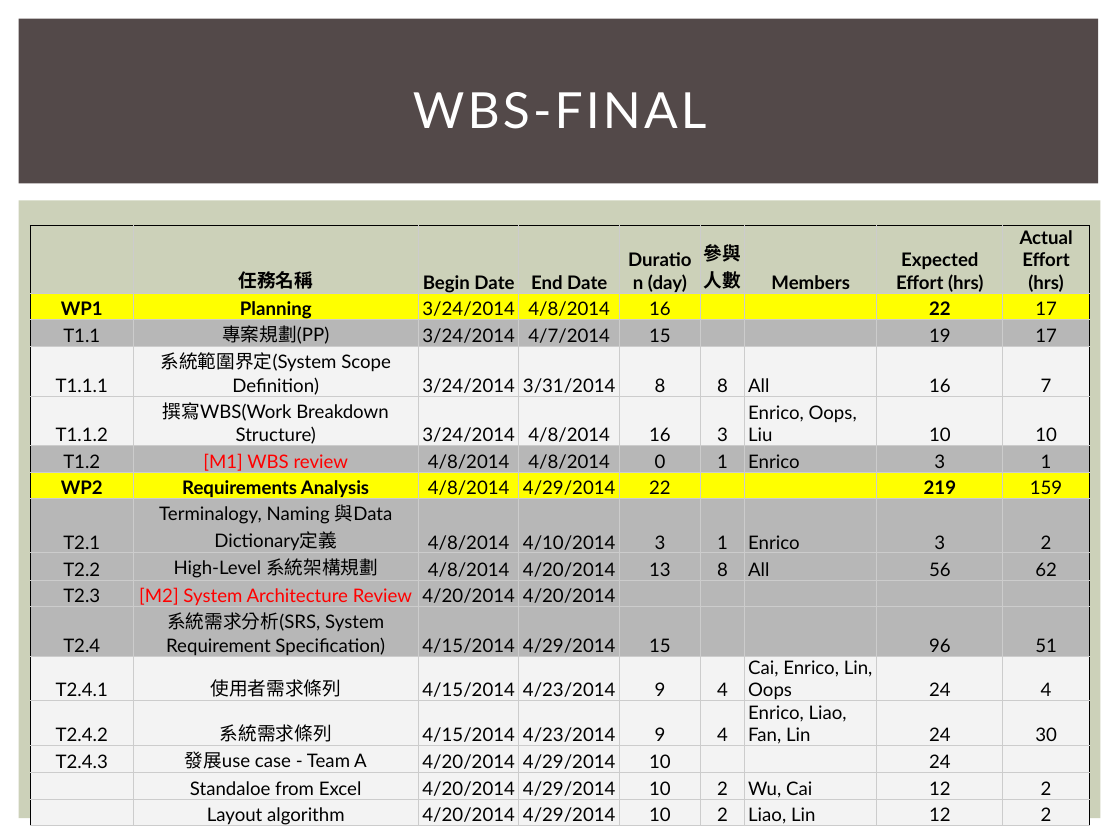
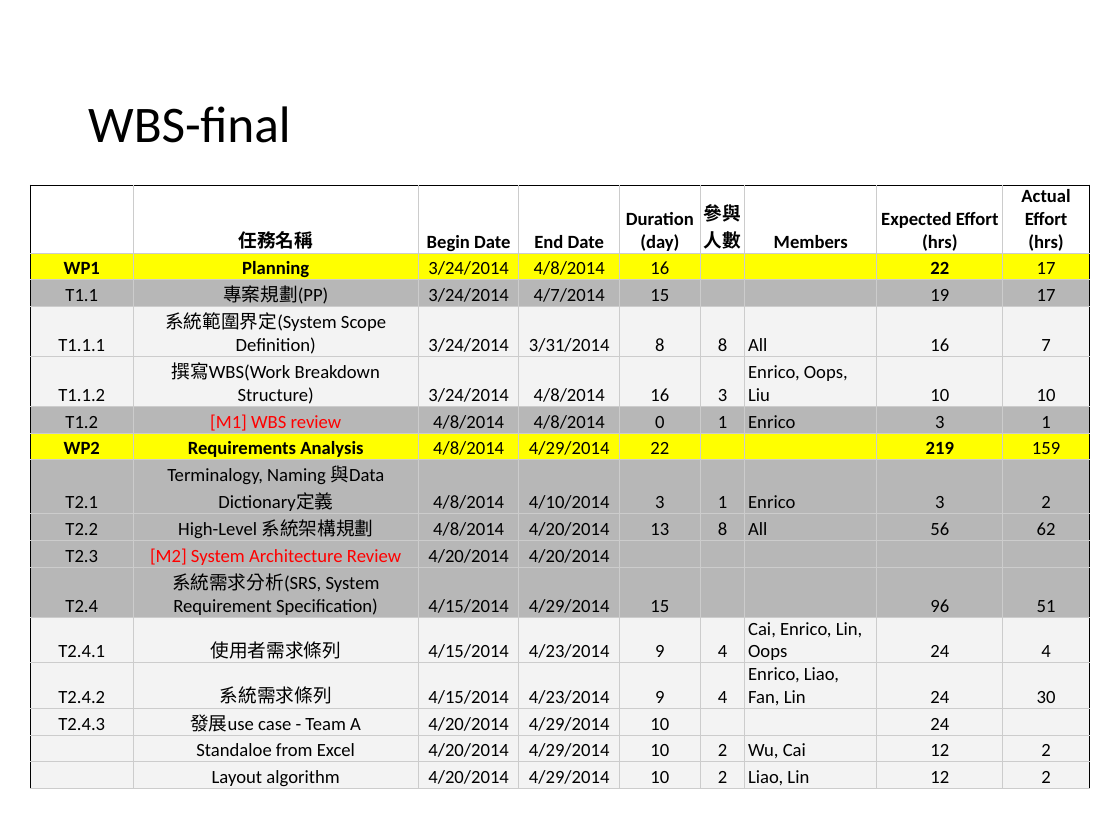
Before and after one commit to 2014-sed-team3/term-project, a slide deck: slide 42 of project/report/report.pptx (slide 38 before the commit). Drawn at 1120x840 pixels with LibreOffice and Linux fonts; fonts in the diff are those of the drawing. Boxes give left, top, right and bottom in pixels: in the first picture for what was removed or moved away, otherwise in the second. Text is boxed around its words. In the diff, an @@ line names an element or a change of style, - is before the commit and + after.

```diff
--- a/project/report/report.pptx
+++ b/project/report/report.pptx
@@ rectangle removed at [19,19,1099,184] @@
@@ title at [88,106,291,143]: text changed; size 32 to 33 pt; font Lato to Calibri; text colour #FFFFFF to #000000 @@
-WBS-FINAL
+WBS-final
@@ rectangle removed at [19,200,1101,819] @@
@@ table at [30,185,1090,791] @@
@@ font Lato to Calibri @@
@@ table: place and size @@
-table at [30,226,1090,829]
+table at [30,185,1090,791]
```
Also in this commit, not shown: 29 other slides changed, 17 slides added, 12 slides removed.
